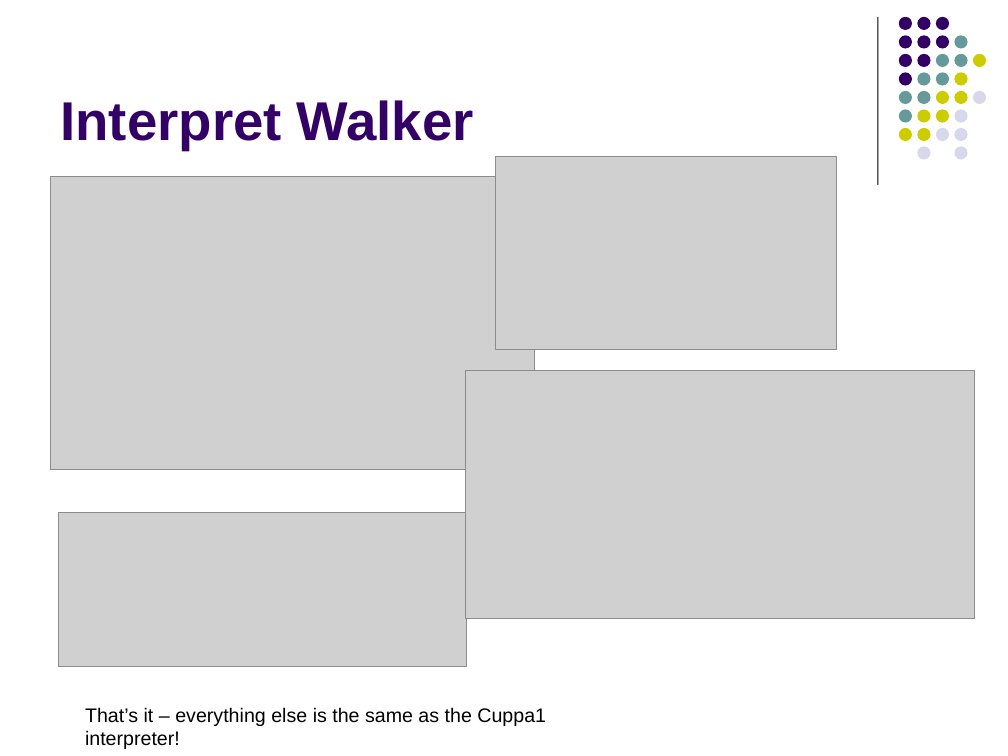
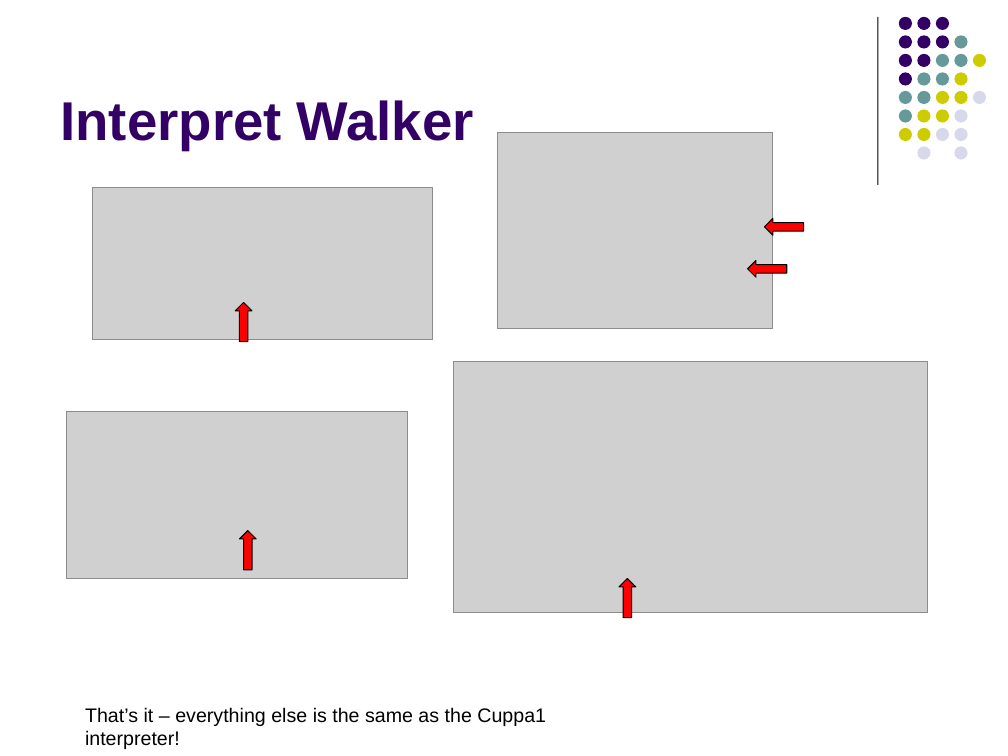
Before and after one commit to lutzhamel/CSC402, a slide deck: slide 18 of notes/csc402-ln010.pptx. Drawn at 1008x756 pixels with LibreOffice and Linux fonts; fonts in the diff are those of the drawing; grey boxes stand for pictures. Boxes give left, top, right and bottom in pixels: in the first picture for what was removed or moved away, otherwise in the second. Text is boxed around its words. In the diff, an @@ line names an element or a change of style, - is before the commit and + after.

```diff
--- a/notes/csc402-ln010.pptx
+++ b/notes/csc402-ln010.pptx
@@ picture: place and size @@
-picture at bbox=[496, 156, 837, 350]
+picture at bbox=[497, 132, 772, 329]
@@ picture removed at bbox=[50, 176, 535, 470] @@
@@ picture added at bbox=[92, 187, 432, 340] @@
@@ up arrow added at bbox=[764, 219, 803, 236], fill #FF0000, outline #000000 0.75 pt @@
@@ up arrow added at bbox=[748, 260, 787, 277], fill #FF0000, outline #000000 0.75 pt @@
@@ up arrow added at bbox=[235, 302, 252, 342], fill #FF0000, outline #000000 0.75 pt @@
@@ picture: place and size @@
-picture at bbox=[466, 370, 975, 618]
+picture at bbox=[454, 361, 927, 612]
@@ picture added at bbox=[67, 411, 407, 579] @@
@@ picture removed at bbox=[58, 512, 466, 666] @@
@@ up arrow added at bbox=[240, 530, 257, 570], fill #FF0000, outline #000000 0.75 pt @@
@@ up arrow added at bbox=[619, 579, 636, 618], fill #FF0000, outline #000000 0.75 pt @@
```
Also in this commit, not shown: 5 other slides changed, 4 other files.
